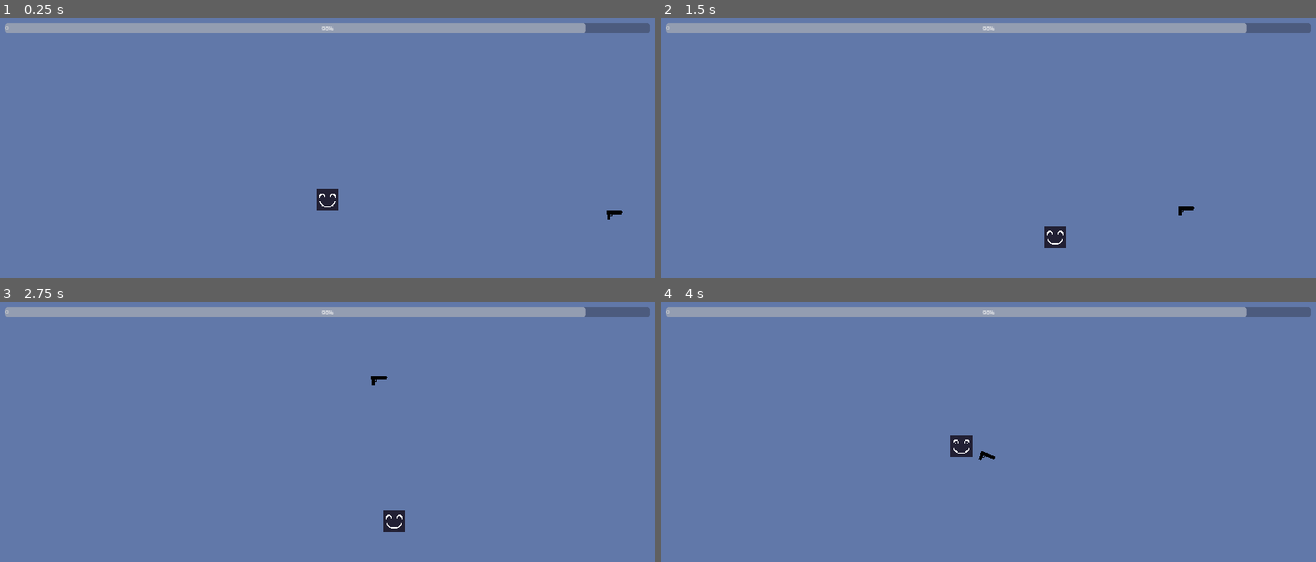
Above: before the commit, frames 1-4 (two rows, left to right).
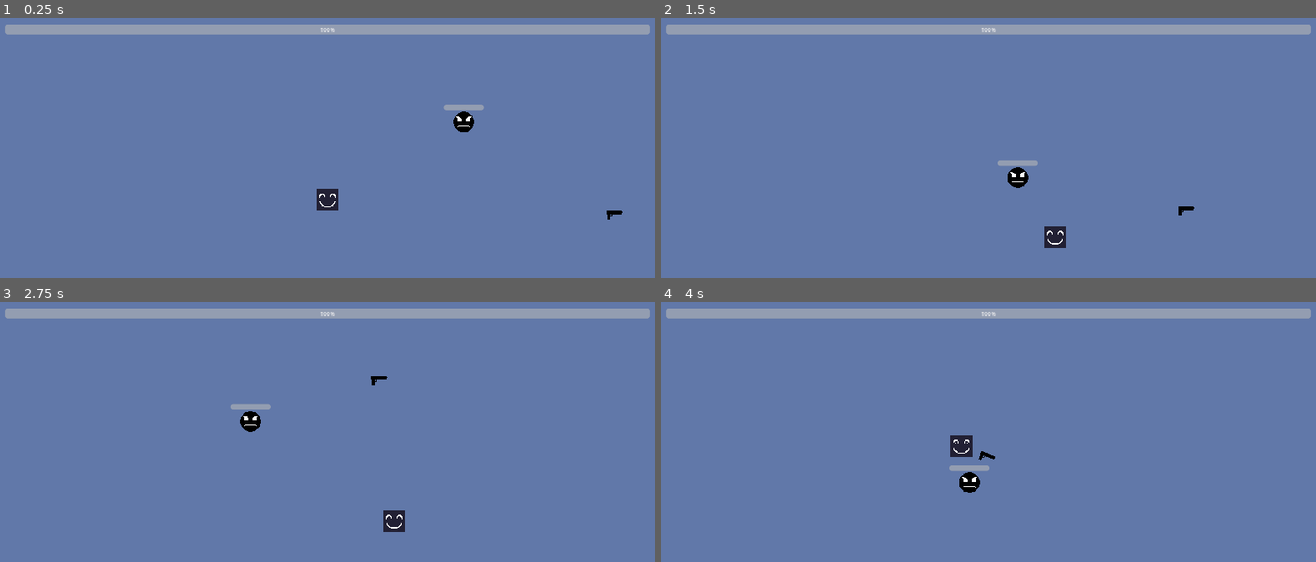
Above: after the commit, the same moments.

Repository: MuhaddisRehman/CraftAndSurvive
Game: Godot game, scene res://Game.tscn
Two runs of this game, one before a commit and one after it. Both use one fixed random seed, a clock stepped at 60 frames per second and the inputs below.
Inputs (mouse positions are in pixels of both pictures, inside the frame that each line leads up to):
- Up to frame 1 (0.25 s): no input
- Up to frame 2 (1.5 s): move the mouse to (1132, 181) at 0.52 s; hold D (right) 0.53-1.28 s; click (1132, 181) at 0.6 s; tap E (equip) at 0.8, 1.35 s; move the mouse to (857, 218) at 1.27 s; hold S (down) from 1.28 s (still down)
- Up to frame 3 (2.75 s): click (196, 502) at 1.55 s; move the mouse to (393, 400) at 2.02 s; release S (down) at 2.03 s; hold D (right) from 2.03 s (still down); click (393, 400) at 2.1 s; tap E (equip) at 2.3 s
- Up to frame 4 (4 s): move the mouse to (955, 559) at 2.77 s; release D (right) at 2.78 s; hold W (up) 2.78-3.53 s; tap E (equip) at 2.85, 3.8 s; click (955, 559) at 3.05 s; move the mouse to (1191, 541) at 3.52 s; hold A (left) from 3.53 s (still down); click (1191, 541) at 3.6 s

The runs differ from the first frame. In frame 1, 1.9% of the frame differs, in the area x 0-100%, y 1-44%; in frame 2, 1.9%; in frame 3, 1.9%; in frame 4, 1.9%, in the area x 0-100%, y 1-74%.
Error before the commit: Cannot call method 'call' on a null value. (res://Entities/Characters/Player/player.gd:54)

Commit message:
Added enemy

Diff:
--- /dev/null
+++ b/Entities/Characters/Enemy/enemy.gd
@@ -0,0 +1,29 @@
+extends CharacterBody2D
+
+
+@export var SPEED = 200.0
+@export var attack_damage:float
+@export var health:float = 0
+@export var MAX_HEALTH:float = 100
+@export var player_scn:Player
+@onready var health_bar = $HealthBar
+
+func _ready():
+	add_to_group("enemy")
+	health = MAX_HEALTH
+	health_bar.value = health
+func _physics_process(delta):
+	pursue(delta)
+
+func take_damage(damage)->void:
+	health -= damage
+	health_bar.value = health
+	if health <= 0:
+		die()
+func pursue(delta:float)->void:
+	if player_scn:
+		var direction = (player_scn.global_position - global_position).normalized()
+		velocity = direction * SPEED
+		move_and_slide()
+func die()->void:
+	queue_free()
--- /dev/null
+++ b/Entities/Characters/Enemy/enemy.tscn
@@ -0,0 +1,26 @@
+[gd_scene load_steps=4 format=3 uid="uid://bo7rrcddtprj"]
+
+[ext_resource type="Script" path="res://Entities/Characters/Enemy/enemy.gd" id="1_j40ij"]
+[ext_resource type="Texture2D" uid="uid://0kblign1yjjt" path="res://Assets/Characters/ball.png" id="1_qofkl"]
+
+[sub_resource type="CircleShape2D" id="CircleShape2D_pa41n"]
+radius = 15.0333
+
+[node name="Enemy" type="CharacterBody2D"]
+script = ExtResource("1_j40ij")
+SPEED = 100.0
+
+[node name="Sprite2D" type="Sprite2D" parent="."]
+texture = ExtResource("1_qofkl")
+
+[node name="CollisionShape2D" type="CollisionShape2D" parent="."]
+shape = SubResource("CircleShape2D_pa41n")
+
+[node name="HealthBar" type="ProgressBar" parent="."]
+offset_left = -29.0
+offset_top = -25.0
+offset_right = 29.0
+offset_bottom = -17.0
+theme_override_font_sizes/font_size = 0
+rounded = true
+show_percentage = false
--- a/Entities/Characters/Player/player.gd
+++ b/Entities/Characters/Player/player.gd
@@ -3,6 +3,8 @@
 @export var MAX_SPEED:float = 14
 @export var acceleration:float = 5
 @export var speed:float = 300
+@export var health:float = 0
+@export var MAX_HEALTH:float = 100
 var weapon
 var weapon_equipped:bool= false
 var weapon_orbit_radius: float = 1.01 # Distance from the player
@@ -10,6 +12,7 @@
 @onready var anchor_end = $Anchor/AnchorEnd
 
 func _ready():
+	health = MAX_HEALTH
 	add_to_group("player")
 
 func _physics_process(_delta):
@@ -51,6 +54,9 @@
 
 
 func can_equip_weapon(potential_weapon: Node2D) -> bool:
+	if not potential_weapon:
+		print("no weapon")
+		return false
 	print( potential_weapon.call("canBeEquipped"))
 	return potential_weapon.call("canBeEquipped") # Call the method on the weapon
 
@@ -64,3 +70,6 @@
 func _on_equip_range_area_entered(area):
 	if area.get_parent() is Node2D and area.get_parent().is_in_group("weapons"):
 		weapon = area.get_parent()
+
+func take_damage(attack)->void:
+	health -= attack.damage
--- a/Entities/Characters/Player/player.tscn
+++ b/Entities/Characters/Player/player.tscn
@@ -7,7 +7,7 @@
 size = Vector2(32, 32)
 
 [sub_resource type="CircleShape2D" id="CircleShape2D_kaacw"]
-radius = 50.0899
+radius = 32.0624
 
 [node name="Player" type="CharacterBody2D"]
 script = ExtResource("1_siayk")
--- a/Entities/Levels/MainLevel/main_level.tscn
+++ b/Entities/Levels/MainLevel/main_level.tscn
@@ -1,6 +1,4 @@
-[gd_scene load_steps=2 format=3 uid="uid://q8k6a3sc1xfp"]
-
-[ext_resource type="PackedScene" uid="uid://dscfawbn6uyw6" path="res://UI/ui.tscn" id="1_mvc4g"]
+[gd_scene format=3 uid="uid://q8k6a3sc1xfp"]
 
 [node name="MainLevel" type="Node2D"]
 
@@ -8,5 +6,3 @@
 offset_right = 1920.0
 offset_bottom = 1080.0
 color = Color(0.380392, 0.470588, 0.662745, 1)
-
-[node name="ui" parent="." instance=ExtResource("1_mvc4g")]
--- a/Entities/Projectiles/Bullet/bullet.gd
+++ b/Entities/Projectiles/Bullet/bullet.gd
@@ -1,8 +1,16 @@
 extends Area2D
 @export var speed = 5000
+var damage:float = 5
 func _physics_process(delta):
 	position += transform.x * speed * delta
 
 
 func _on_life_time_timeout():
 	queue_free()
+
+
+func _on_body_entered(body):
+	if body.is_in_group("enemy") && body.has_method("take_damage"):
+		print( body, " was hit.")
+		body.take_damage(damage)
+		queue_free()
--- a/Entities/Projectiles/Bullet/bullet.tscn
+++ b/Entities/Projectiles/Bullet/bullet.tscn
@@ -4,13 +4,13 @@
 [ext_resource type="Texture2D" uid="uid://cqgh7d7jg047x" path="res://Assets/projectiles/bullet.png" id="2_wsddy"]
 
 [sub_resource type="RectangleShape2D" id="RectangleShape2D_qjq0h"]
-size = Vector2(4, 9)
+size = Vector2(5.99999, 13)
 
 [node name="Bullet" type="Area2D"]
 script = ExtResource("1_4h5ag")
 
 [node name="CollisionShape2D" type="CollisionShape2D" parent="."]
-position = Vector2(3.5, -2.18557e-08)
+position = Vector2(4.5, 3.59813e-06)
 rotation = 1.5708
 shape = SubResource("RectangleShape2D_qjq0h")
 
@@ -21,4 +21,5 @@
 [node name="LifeTime" type="Timer" parent="."]
 one_shot = true
 
+[connection signal="body_entered" from="." to="." method="_on_body_entered"]
 [connection signal="timeout" from="LifeTime" to="." method="_on_life_time_timeout"]
--- a/Entities/Weapons/Gun/gun.tscn
+++ b/Entities/Weapons/Gun/gun.tscn
@@ -28,6 +28,8 @@
 
 [node name="AudioStreamPlayer2D" type="AudioStreamPlayer2D" parent="."]
 stream = ExtResource("4_voytq")
+volume_db = 0.837
+attenuation = 4.0
 bus = &"SFX"
 
 [connection signal="area_entered" from="EquipRange" to="." method="_on_equip_range_area_entered"]
--- a/Game.tscn
+++ b/Game.tscn
@@ -1,8 +1,10 @@
-[gd_scene load_steps=4 format=3 uid="uid://bhexra2trq5px"]
+[gd_scene load_steps=6 format=3 uid="uid://bhexra2trq5px"]
 
 [ext_resource type="PackedScene" uid="uid://q8k6a3sc1xfp" path="res://Entities/Levels/MainLevel/main_level.tscn" id="1_a5fta"]
 [ext_resource type="PackedScene" uid="uid://vo3yhkr05cb" path="res://Entities/Characters/Player/player.tscn" id="2_mff8h"]
 [ext_resource type="PackedScene" uid="uid://d13u85pfcq7ip" path="res://Entities/Weapons/Gun/gun.tscn" id="3_owq71"]
+[ext_resource type="PackedScene" uid="uid://dscfawbn6uyw6" path="res://UI/ui.tscn" id="4_hemxd"]
+[ext_resource type="PackedScene" uid="uid://bo7rrcddtprj" path="res://Entities/Characters/Enemy/enemy.tscn" id="5_w3ysm"]
 
 [node name="Game" type="Node2D"]
 
@@ -15,3 +17,14 @@
 position = Vector2(1189, 461)
 
 [node name="AudioStreamPlayer2D" type="AudioStreamPlayer2D" parent="."]
+
+[node name="ui" parent="." instance=ExtResource("4_hemxd")]
+
+[node name="HealthBar" parent="ui/Control/MarginContainer/VBoxContainer" index="1" node_paths=PackedStringArray("player")]
+player = NodePath("../../../../../Player")
+
+[node name="Enemy" parent="." node_paths=PackedStringArray("player_scn") instance=ExtResource("5_w3ysm")]
+position = Vector2(1002, 316)
+player_scn = NodePath("../Player")
+
+[editable path="ui"]
--- a/UI/HealthBar.gd
+++ b/UI/HealthBar.gd
@@ -1,5 +1,8 @@
 extends ProgressBar
 @export var player:Player
 
+func _physics_process(delta):
+	_update()
 func _update():
-		value = player.health*100/player.MAX
+	if player:
+		value = player.health*100/player.MAX_HEALTH
--- a/UI/ui.gd
+++ b/UI/ui.gd
@@ -2,9 +2,7 @@
 class_name UI
 @onready var score_label = %Score
 var score = 0
-#set(new_score):
-#	score = new_score
-#	_update_score_label()
+
 
 func _ready()->void:
 	_update_score_label()
--- a/UI/ui.tscn
+++ b/UI/ui.tscn
@@ -35,15 +35,18 @@
 [node name="HBoxContainer" type="HBoxContainer" parent="Control/MarginContainer/VBoxContainer"]
 layout_direction = 2
 layout_mode = 2
+size_flags_vertical = 3
 theme_override_constants/separation = 11
+alignment = 1
 
 [node name="Score" type="Label" parent="Control/MarginContainer/VBoxContainer/HBoxContainer"]
 unique_name_in_owner = true
+visible = false
 layout_mode = 2
 text = "
 "
 
-[node name="HealthBar" type="ProgressBar" parent="Control/MarginContainer"]
+[node name="HealthBar" type="ProgressBar" parent="Control/MarginContainer/VBoxContainer"]
 layout_mode = 2
 value = 90.0
 rounded = true
Binary file added: Assets/Characters/ball.png
Not shown, added: Assets/Characters/ball.png.import
